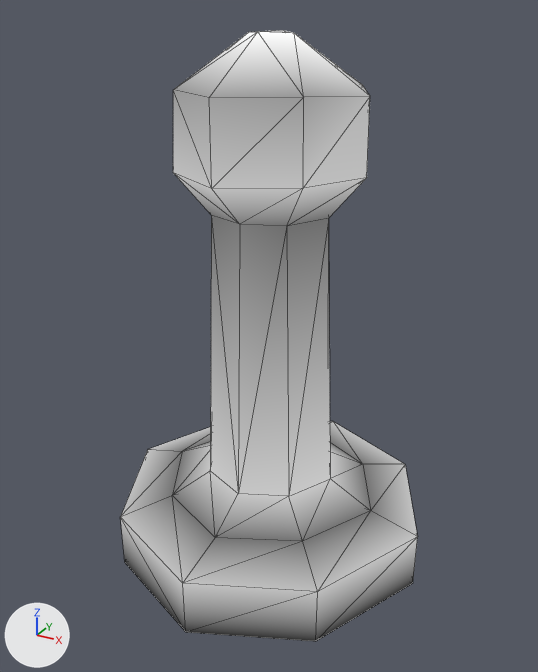
Before and after pictures for a commit that changed the Blender file doc/blender/pawn.blend.
Both versions are drawn from a 50 mm camera at (1.96, -3.58, 3.24) aimed at (0.01, -0.04, 1.47). The lights are fixed; the arrows at lower left show +X, +Y and +Z. Mesh edges are drawn as thin lines.
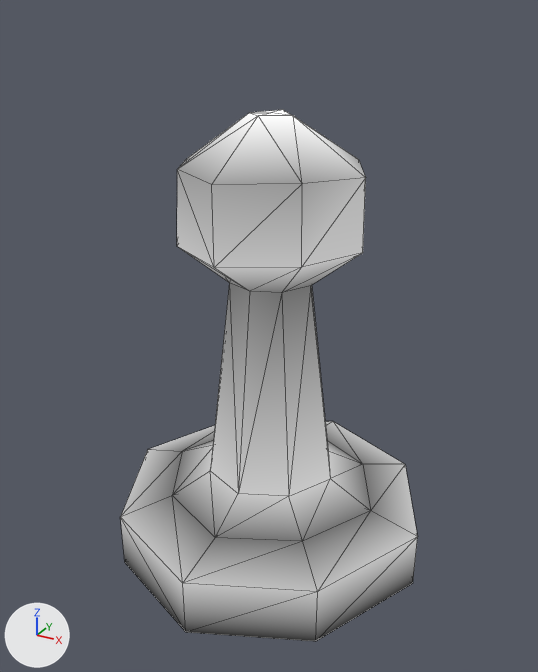
Changed parts and their boxes (x1, y1, x2, y2) in the pictures (538 x 672 px; the box of a moved part takes in the faces that stretch with it):
'Cube', reshaped (13% shorter)
    before: (120, 30, 418, 642)
    after: (120, 110, 418, 642)
part 1 of me_cube, moved or reshaped
    before: (173, 30, 370, 496)
    after: (177, 110, 366, 496)

What changed in the scene script:
```text
Change me_cube:
    used by ob_cube; location = (0.0, 0.0, 0.0)
    remove me_cube.from_pydata(...)  # 63 vertices, 128 faces; spans x -1.0..1.0, y -1.0..1.0, z 0.0..3.14
    add me_cube.from_pydata(...)  # 63 vertices, 128 faces; spans x -1.0..1.0, y -1.0..1.0, z 0.0..2.74
    me_cube part 1: 29 of 63 vertices moved; they spanned x -0.56..0.56, y -0.59..0.59, z 2.22..3.14 and now span x -0.56..0.56, y -0.59..0.59, z 1.82..2.74; mean shift (0.0, 0.0, -0.4); largest move (0.35, 0.0, 2.22) -> (0.26, 0.0, 1.82)
```
